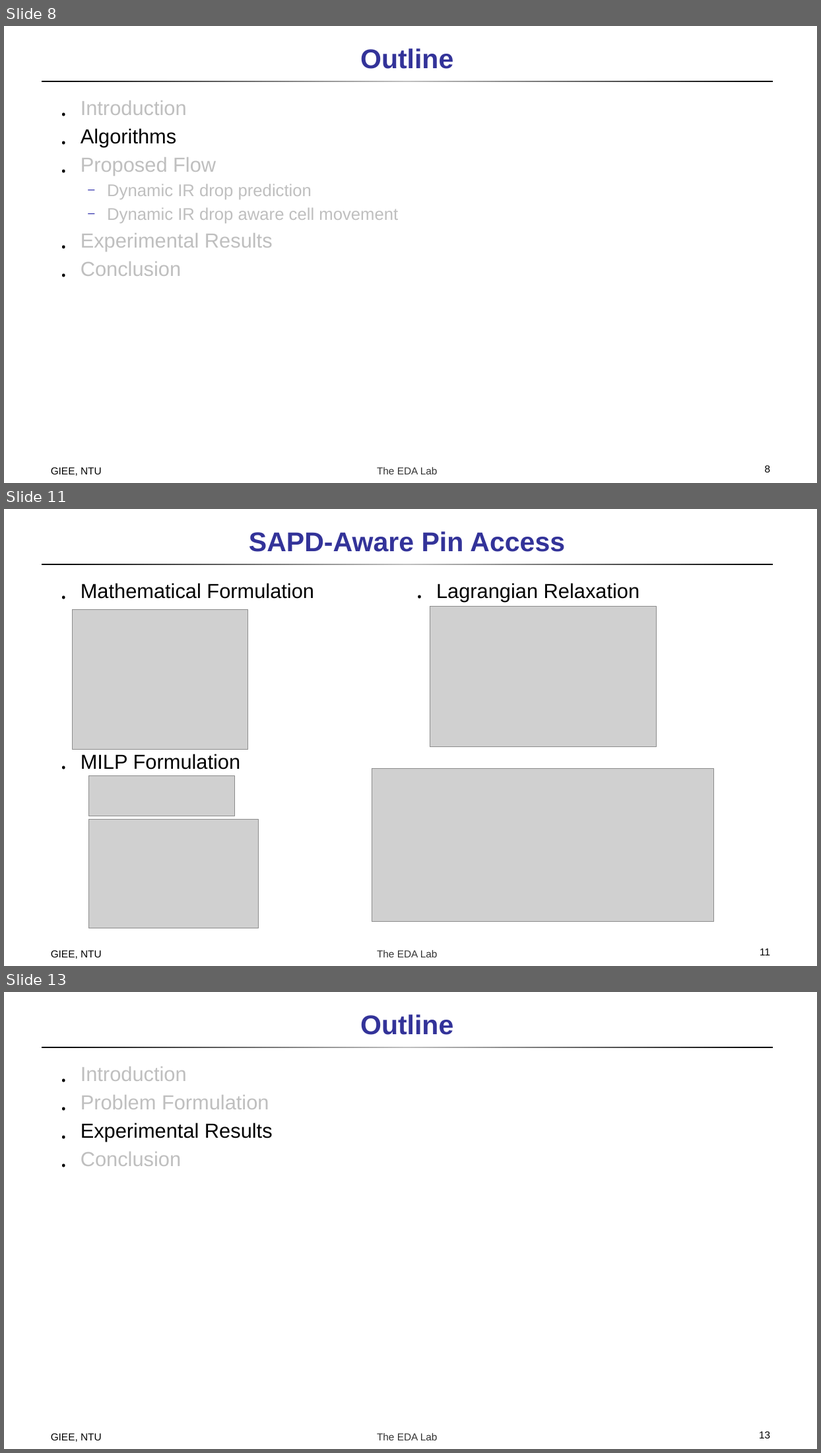
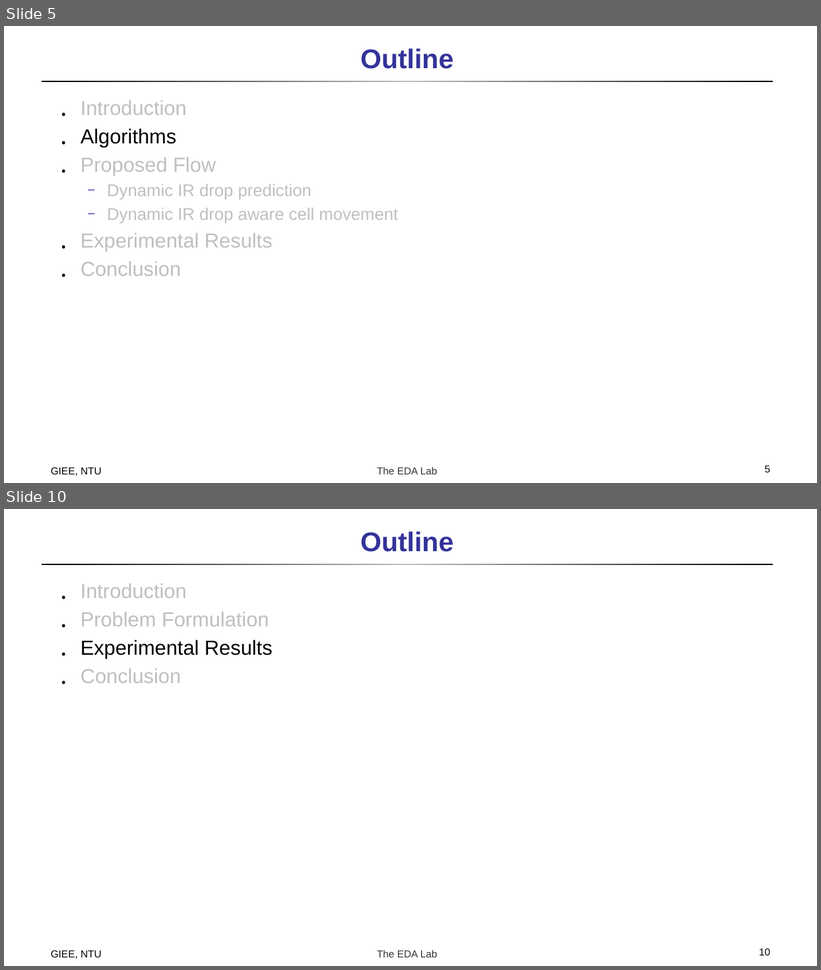
Before and after one commit to doctry/paper, a slide deck: Double Patterning/A High-Performance Triple Patterning Layout Decomposer.pptx. Shown one above the other, each under a label of ours: slides 8, 11 and 13 before the commit, slides 5 and 10 after it; the slides between them are not shown. The pictures are 821x1453 and 821x970 pixels, drawn with LibreOffice and Linux fonts; fonts in the diff are those of the drawing; grey boxes stand for pictures. Boxes give left, top, right and bottom in pixels: in the first picture for what was removed or moved away, otherwise in the second. Text is boxed around its words. In the diff, an @@ line names an element or a change of style, - is before the commit and + after.

```diff
--- a/Double Patterning/A High-Performance Triple Patterning Layout Decomposer.pptx
+++ b/Double Patterning/A High-Performance Triple Patterning Layout Decomposer.pptx
@@ slide 11 removed at bbox=[4, 509, 817, 966], background #FFFFFF; not listed: 2 template elements that a slide beside it also shows @@
@@ title removed at bbox=[249, 531, 565, 552] @@
-SAPD-Aware Pin Access
@@ text removed at bbox=[81, 583, 314, 770] @@
-․ Mathematical Formulation
-․ MILP Formulation
@@ text removed at bbox=[436, 583, 640, 602] @@
-․ Lagrangian Relaxation
@@ picture removed at bbox=[430, 606, 656, 747] @@
@@ picture removed at bbox=[73, 609, 248, 749] @@
@@ picture removed at bbox=[88, 776, 234, 817] @@
@@ picture removed at bbox=[372, 769, 714, 923] @@
@@ picture removed at bbox=[88, 819, 258, 929] @@
@@ text removed at bbox=[51, 951, 102, 959] @@
-GIEE, NTU
@@ page number removed at bbox=[760, 949, 770, 956] @@
-11
@@ what was slide 8 is now slide 5 @@
@@ page number at bbox=[765, 466, 771, 473]: text changed @@
-8
+5
@@ what was slide 13 is now slide 10 @@
@@ page number at bbox=[759, 949, 770, 956]: text changed @@
-13
+10
```
Also in this commit, not shown: 5 slides changed, 3 slides added, 3 other slides removed, 1 other file.
